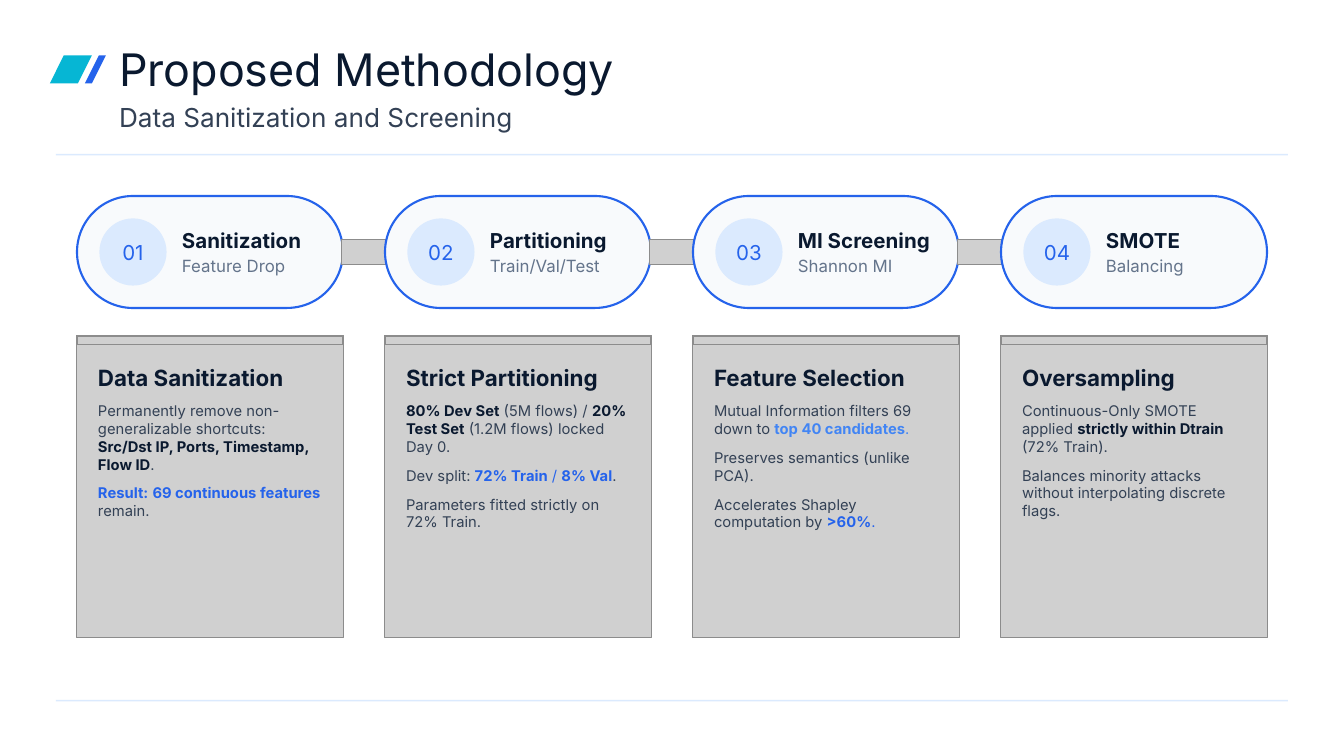
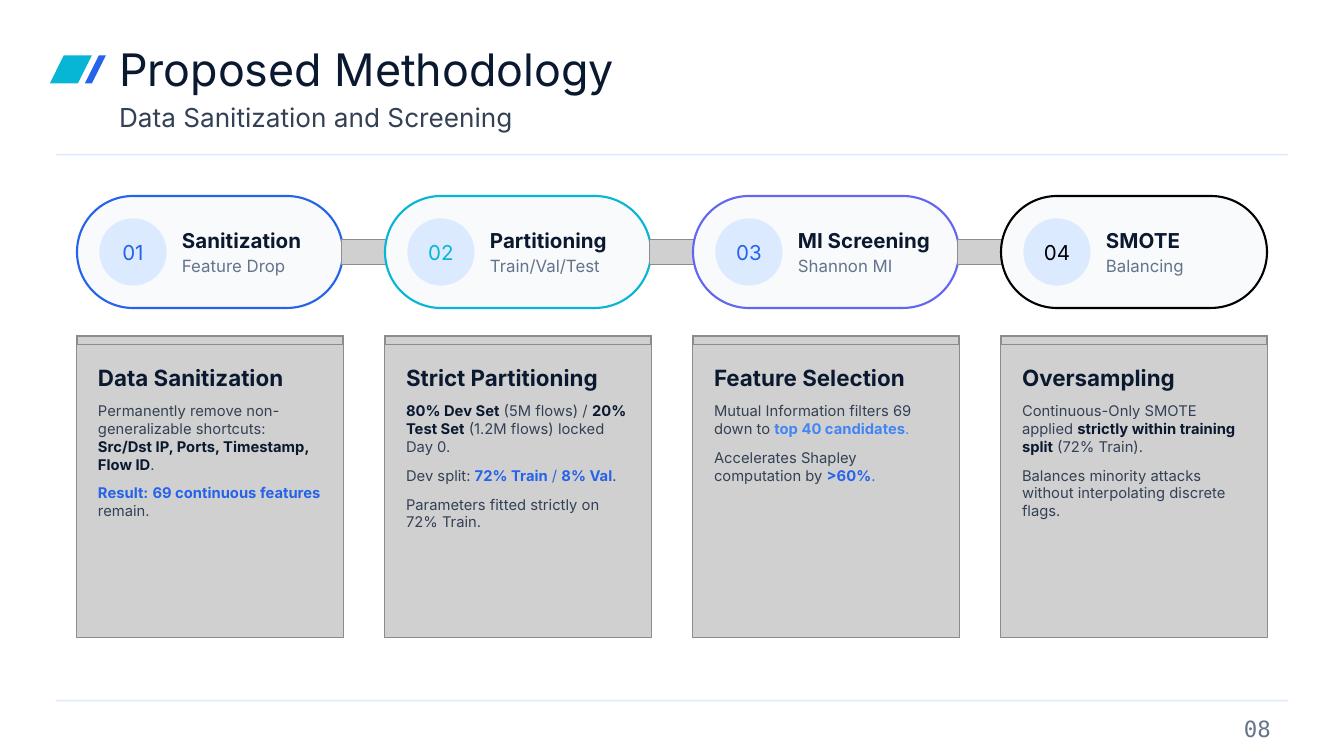
Before and after one commit to sadman128/aml_rocm_native, a slide deck: slide 8 of docs/pre_defense/predefense.pptx. Drawn at 1344x756 pixels with LibreOffice and Linux fonts; fonts in the diff are those of the drawing; grey boxes stand for pictures; background and template pictures are left out. Boxes give left, top, right and bottom in pixels: in the first picture for what was removed or moved away, otherwise in the second. Text is boxed around its words. In the diff, an @@ line names an element or a change of style, - is before the commit and + after.

```diff
--- a/docs/pre_defense/predefense.pptx
+++ b/docs/pre_defense/predefense.pptx
@@ rounded rectangle at bbox=[384, 196, 650, 308]: outline #2563EB 1.13 pt to #06B6D4 1.13 pt @@
@@ rounded rectangle at bbox=[694, 196, 960, 308]: outline #2563EB 1.13 pt to #6366F1 1.13 pt @@
@@ rounded rectangle at bbox=[1001, 196, 1267, 308]: outline #2563EB 1.13 pt to #000000 1.13 pt @@
@@ text "02" at bbox=[428, 245, 453, 260]: text colour #2563EB to #06B6D4 @@
@@ text "04" at bbox=[1044, 245, 1070, 261]: text colour #2563EB to #000000 @@
@@ text at bbox=[1022, 405, 1236, 455]: text changed @@
-Continuous-Only SMOTE applied strictly within Dtrain (72% Train).
+Continuous-Only SMOTE applied strictly within training split (72% Train).
@@ text at bbox=[714, 451, 909, 483]: paragraph removed @@
-Preserves semantics (unlike PCA).
@@ text added at bbox=[1244, 720, 1271, 738], 12 pt, text #64748B @@
+08
```
Also in this commit, not shown: 11 other slides changed, 3 slides added, 2 slides removed, 53 other files.
